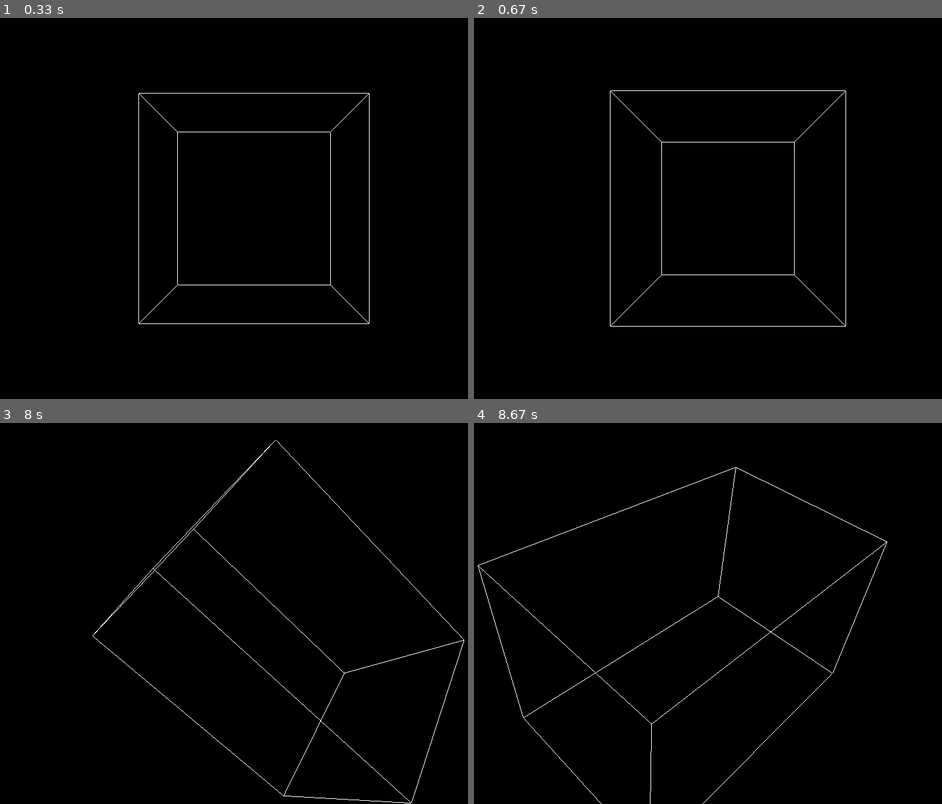
Above: before the commit, frames 1-4 (two rows, left to right).
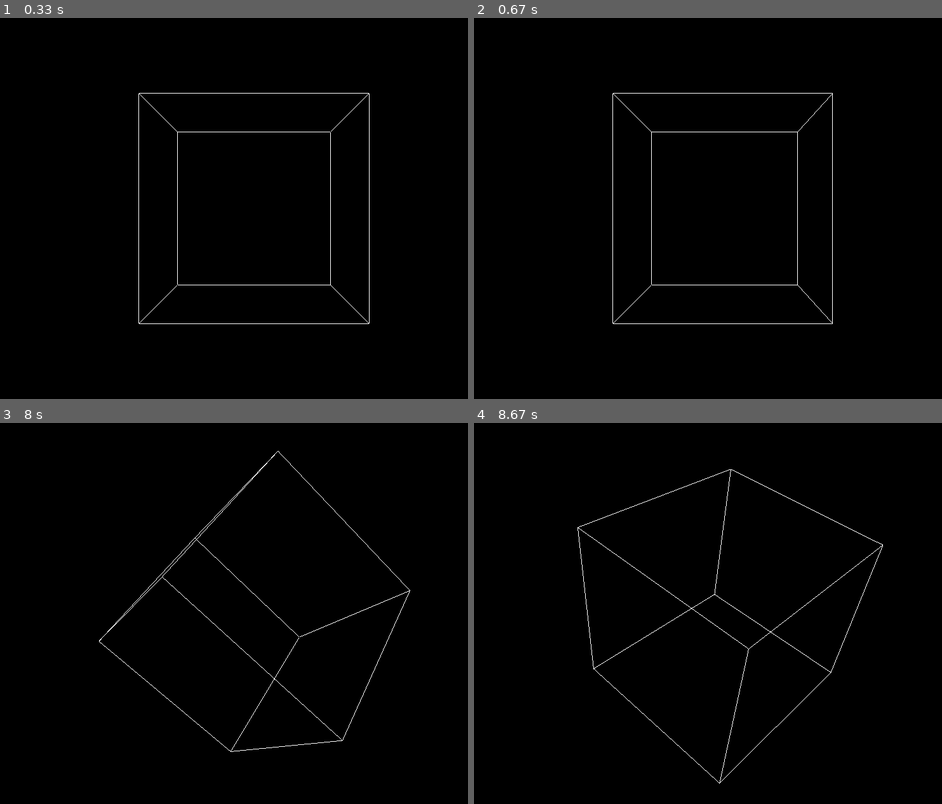
Above: after the commit, the same moments.

Repository: antonioam82/ejercicios-python
Game: pygame game, started from manipulate_cube_rotation.py
Same seed, same stepped clock (60 frames per second), same inputs: the game is played once before the commit and once after it.
Inputs:
- Up to frame 1 (0.33 s): no input
- Up to frame 2 (0.67 s): tap I at 0.33 s
- Up to frame 3 (8 s): hold R 0.67-1.13 s; hold Right 0.67-1.13 s; tap V at 1.17, 7.28 s; hold Up 2-2.47 s; hold Right 2.5-2.97 s; hold Left 3-3.53 s; hold Down 3.57-3.87 s; hold Left 3.9-4.3 s; hold Up 4.33-4.7 s; hold Right 4.73-5.37 s; hold Down 5.4-5.77 s; hold Left 5.8-6.27 s; hold Right 6.3-6.77 s; hold Up 6.8-7.1 s; hold Right 7.13-7.6 s; hold Left from 7.63 s (still down); tap I at 7.78 s
- Up to frame 4 (8.67 s): release Left at 8.17 s; hold Down 8.2-8.5 s; tap E at 8.35 s; hold Left from 8.53 s (still down)

Frame 1 is identical in both runs. In frame 2, 1.1% of the frame differs, in the area x 29-80%, y 19-81%; in frame 3, 0.9%; in frame 4, 1.0%.

Commit message:
Update manipulate_cube_rotation.py

Diff:
--- a/manipulate_cube_rotation.py
+++ b/manipulate_cube_rotation.py
@@ -4,14 +4,14 @@
 from OpenGL.GLU import *
 
 verticies = [
-    [1, -1, -1],
-    [1, 1, -1],
-    [-1, 1, -1],
-    [-1, -1, -1],
-    [1, -1, 1],
-    [1, 1, 1],
-    [-1, -1, 1],
-    [-1, 1, 1]
+    [1, -1, -1],#det inf der
+    [1, 1, -1],#det sup der
+    [-1, 1, -1],#det sup iz
+    [-1, -1, -1],#det inf iz
+    [1, -1, 1],#del inf der
+    [1, 1, 1],#del sup der
+    [-1, -1, 1],#del inf der
+    [-1, 1, 1]#del sup iz
     ]
 
 edges = (
@@ -37,7 +37,7 @@
 
     glEnd()
 
-def change_verts1(s):
+''''def change_verts1(s):
     #global vertices
     if s == 'r':
         for i in range(0,4):
@@ -48,21 +48,7 @@
         for i in range(0,4):
             verticies[i][2] -=0.9
         for i in range(4,8):
-            verticies[i][2] += 0.09
-
-def change_verts2(s):
-    #global vertices
-    if s == 'e':
-        for i in range(0,4):
-            verticies[i][1] +=0.9
-        for i in range(4,8):
-            verticies[i][1] -= 0.09
-    else:
-        for i in range(0,4):
-            verticies[i][1] -=0.9
-        for i in range(4,8):
-            verticies[i][1] += 0.09
-
+            verticies[i][2] += 0.09'''
 
 
 
@@ -113,9 +99,15 @@
                 if event.key == pygame.K_s:
                     m=0
                 if event.key == pygame.K_r:
-                    change_verts1('r')
+                    verticies[0][0] += 0.09
+                    verticies[1][0] += 0.09
+                    verticies[4][0] += 0.09
+                    verticies[5][0] += 0.09
                 if event.key == pygame.K_i:
-                    change_verts1('i')
+                    verticies[0][0] -= 0.09
+                    verticies[1][0] -= 0.09
+                    verticies[4][0] -= 0.09
+                    verticies[5][0] -= 0.09
                 if event.key == pygame.K_q:
                     verticies[0][2] += 0.09
                     verticies[1][2] += 0.09
